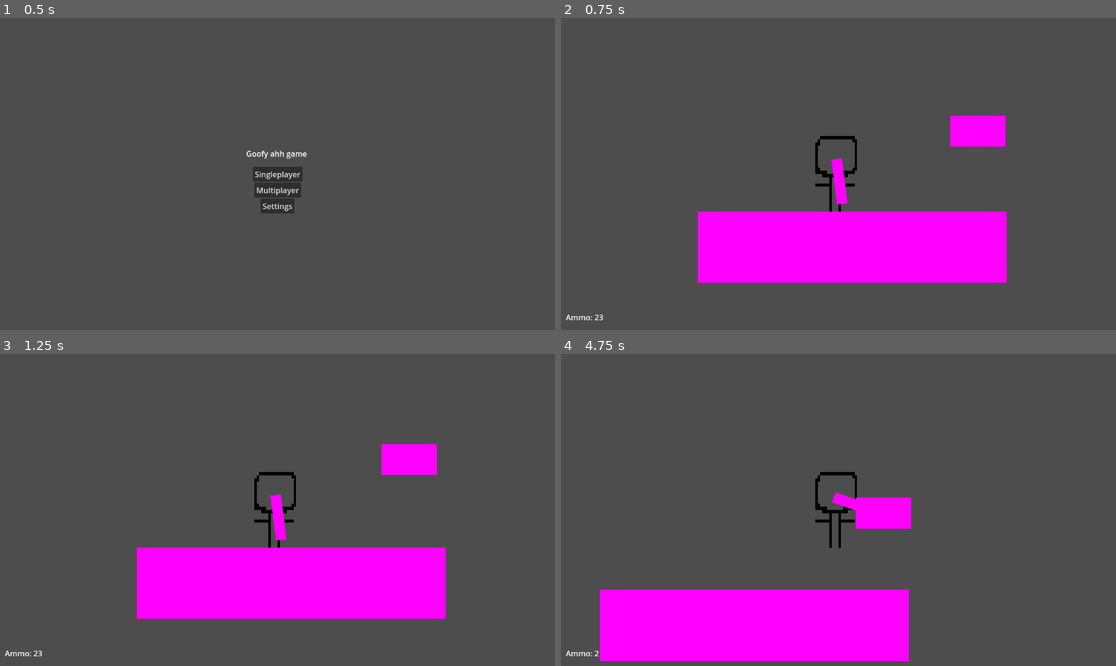
Above: before the commit, frames 1-4 (two rows, left to right).
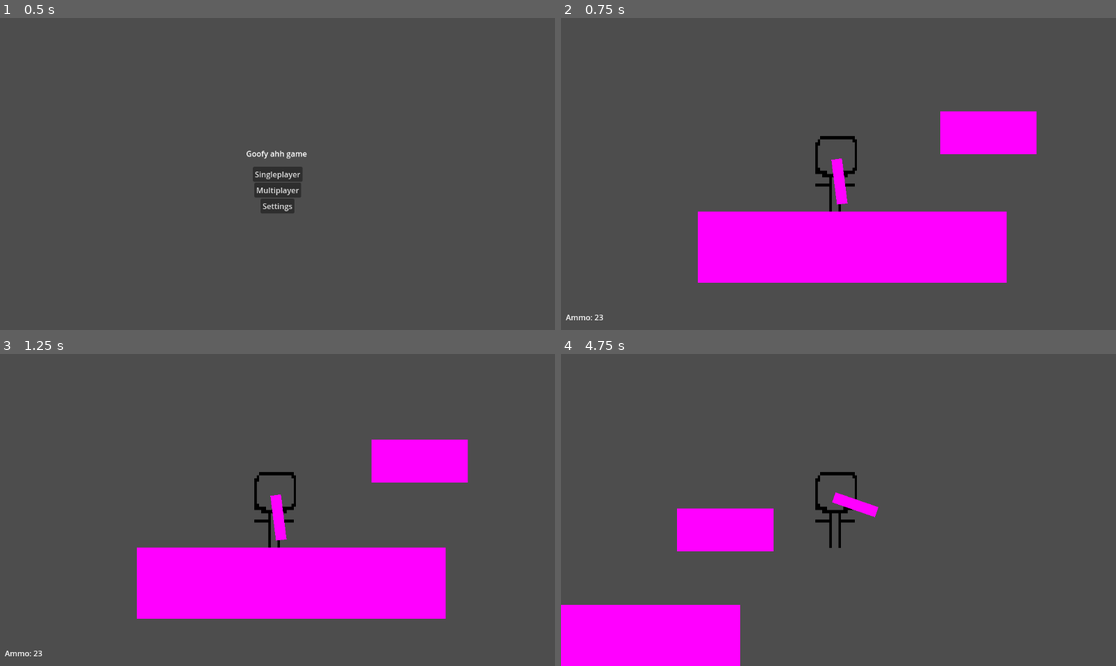
Above: after the commit, the same moments.

Repository: Sheep26/2DMultiplayerShooter
Game: Godot game, scene res://Scenes/MainMenu/MainMenu.tscn
The game is run twice, just before and just after one commit, with the same random seed, the same clock (stepped at 60 frames per second) and the same inputs.
Inputs (mouse positions are in pixels of both pictures, inside the frame that each line leads up to):
- Up to frame 1 (0.5 s): no input
- Up to frame 2 (0.75 s): click "Singleplayer" at 0.5 s
- Up to frame 3 (1.25 s): no input
- Up to frame 4 (4.75 s): move the mouse to (960, 494) at 1.27 s; hold Right (right) 1.28-2.78 s; tap E (dash) at 1.35, 2.85, 4.35 s; tap W (jump) at 1.52, 2.27, 3.77, 4.52 s; move the mouse to (727, 525) at 2.02 s; click (727, 525) at 2.1 s; move the mouse to (894, 441) at 2.77 s; hold Left (left) 2.78-3.53 s; move the mouse to (810, 572) at 3.52 s; hold Right (right) from 3.53 s (still down); click (810, 572) at 3.6 s; move the mouse to (1005, 556) at 4.27 s

Frame 1 is identical in both runs. In frame 2, 1.4% of the frame differs, in the area x 68-86%, y 29-44%; in frame 3, 1.5%; in frame 4, 13%, in the area x 0-64%, y 45-100%.

Commit message:
e

Diff:
--- a/Scenes/Levels/Level1.tscn
+++ b/Scenes/Levels/Level1.tscn
@@ -9,7 +9,7 @@
 [sub_resource type="PlaceholderTexture2D" id="PlaceholderTexture2D_dfd53"]
 
 [sub_resource type="RectangleShape2D" id="RectangleShape2D_fyjqm"]
-size = Vector2(1152, 648)
+size = Vector2(200, 31)
 
 [sub_resource type="PlaceholderTexture2D" id="PlaceholderTexture2D_ibe85"]
 
@@ -30,16 +30,15 @@
 
 [node name="Moving platform" type="StaticBody2D" parent="."]
 position = Vector2(771, 108)
-scale = Vector2(0.1, 0.1)
 script = ExtResource("2_i6w06")
 speed = 200.0
 add = Vector2(50, 50)
 
 [node name="CollisionShape2D" type="CollisionShape2D" parent="Moving platform"]
-position = Vector2(566, 314)
+position = Vector2(78.0001, 63.5)
 shape = SubResource("RectangleShape2D_fyjqm")
 
 [node name="Sprite2D" type="Sprite2D" parent="Moving platform"]
-position = Vector2(566, 314)
-scale = Vector2(1152, 648)
+position = Vector2(78.0001, 34.5)
+scale = Vector2(200, 89)
 texture = SubResource("PlaceholderTexture2D_ibe85")
